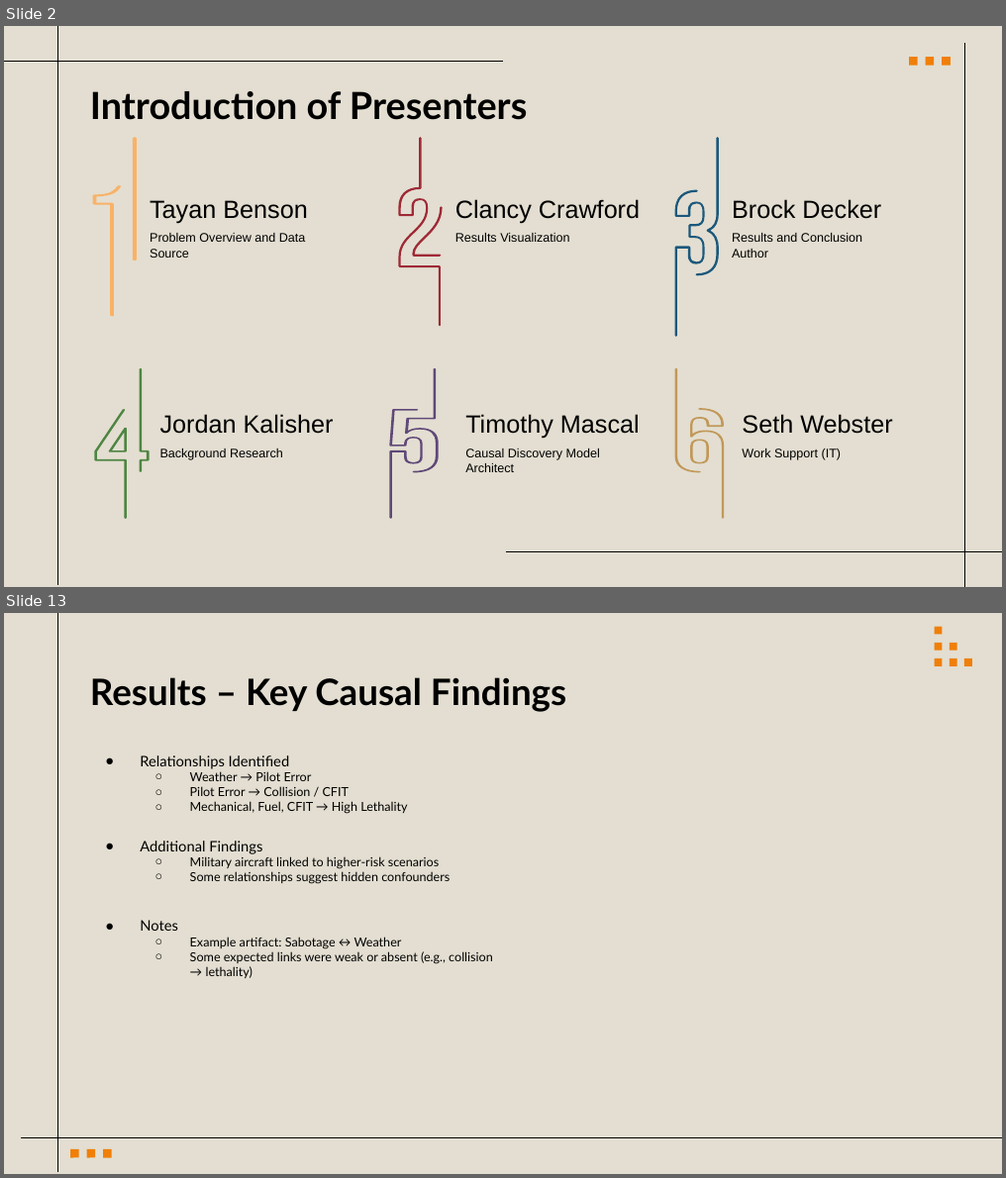
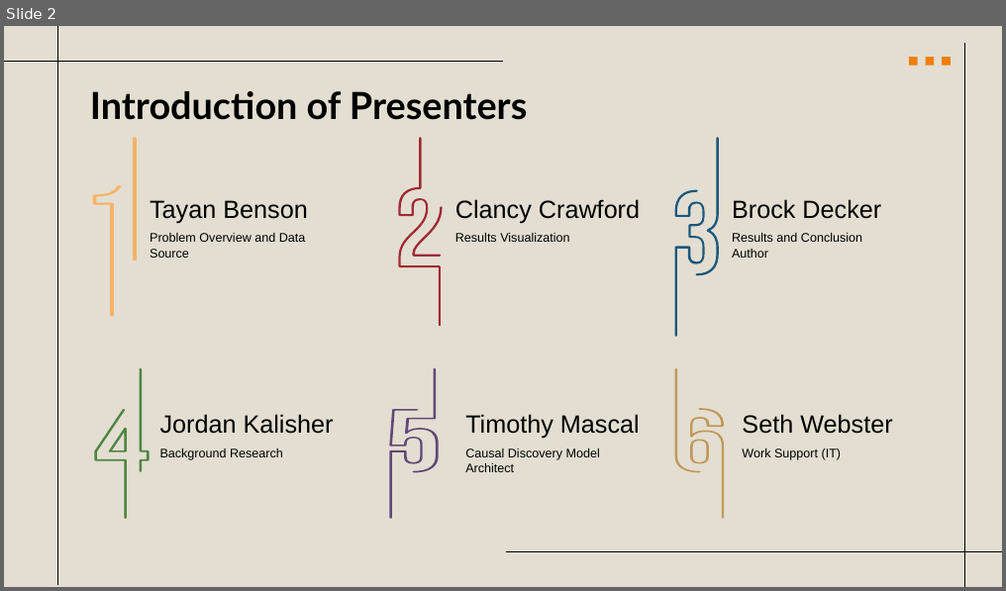
Before and after one commit to clancy-crawford/clancy-crawford.github.io, a slide deck: Projects/Lethal_Aviation_Accidents/MA_505_Final_Presentation.pptx. Shown one above the other, each under a label of ours: slides 2 and 13 before the commit, slide 2 after it; the slides between them are not shown. The pictures are 1006x1178 and 1006x591 pixels, drawn with LibreOffice and Linux fonts; fonts in the diff are those of the drawing. Boxes give left, top, right and bottom in pixels: in the first picture for what was removed or moved away, otherwise in the second. Text is boxed around its words. In the diff, an @@ line names an element or a change of style, - is before the commit and + after.

```diff
--- a/Projects/Lethal_Aviation_Accidents/MA_505_Final_Presentation.pptx
+++ b/Projects/Lethal_Aviation_Accidents/MA_505_Final_Presentation.pptx
@@ slide 13 removed at [4,613,1002,1174], background #E3DED1; not listed: 1 template element that a slide beside it also shows @@
@@ group removed at [66,623,976,1162]: 9 freeform shapes @@
@@ title removed at [90,677,566,712] @@
-Results – Key Causal Findings
@@ text removed at [140,756,493,978] @@
-● Relationships Identified
-  ○ Weather → Pilot Error
-  ○ Pilot Error → Collision / CFIT
-  ○ Mechanical, Fuel, CFIT → High Lethality
-● Additional Findings
-  ○ Military aircraft linked to higher-risk scenarios
-  ○ Some relationships suggest hidden confounders
-● Notes
-  ○ Example artifact: Sabotage ↔ Weather
-  ○ Some expected links were weak or absent (e.g., collision → lethality)
@@ line removed from (21, 1138) to (1002, 1138) @@
```
Also in this commit, not shown: 10 slides changed, 5 slides added, 3 other slides removed, 1 other file.
